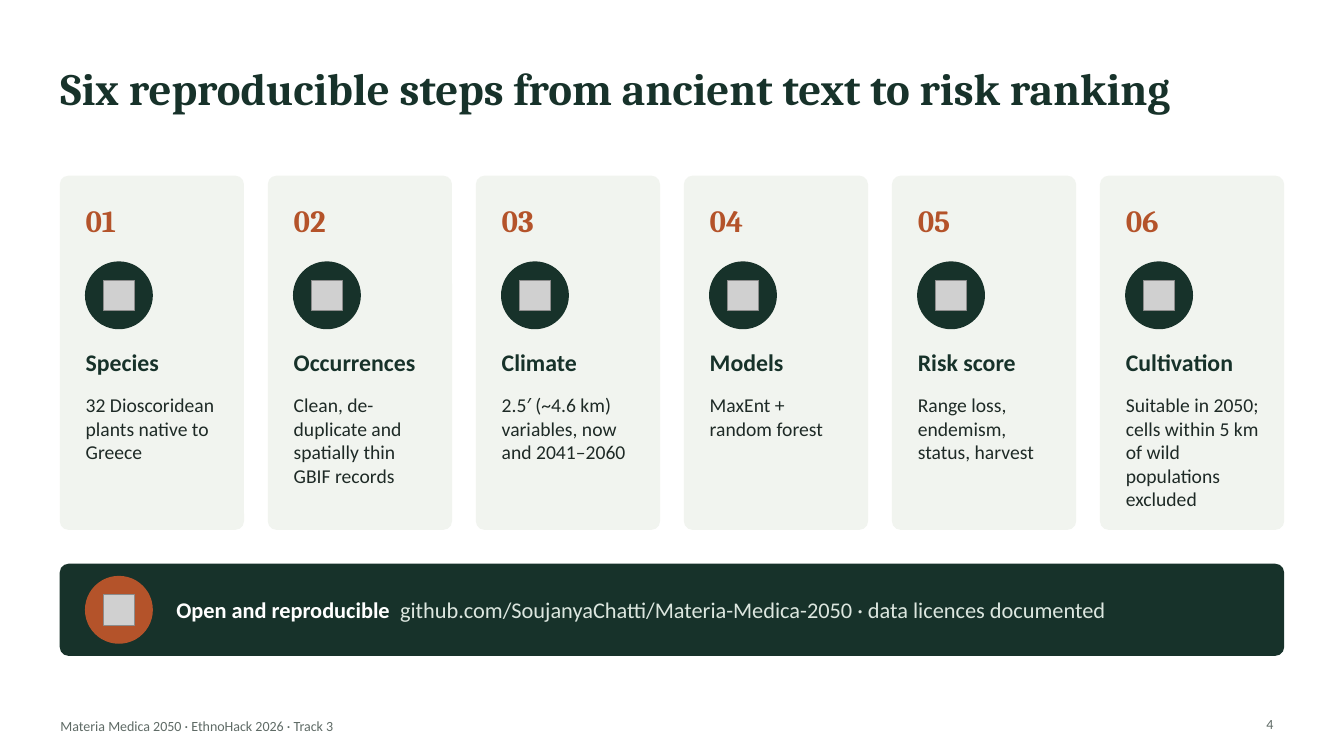
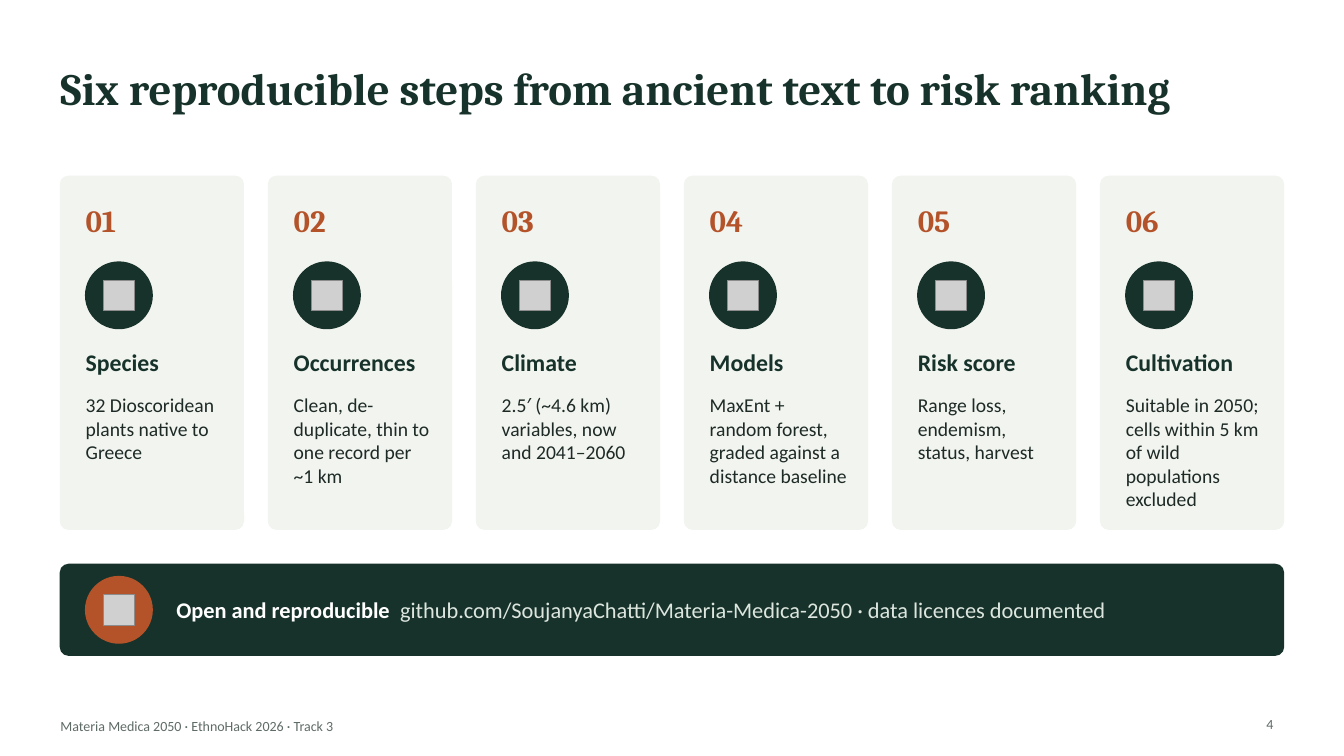
Before and after one commit to SoujanyaChatti/Materia-Medica-2050, a slide deck: slide 4 of docs/materia-medica-2050.pptx. Drawn at 1344x756 pixels with LibreOffice and Linux fonts; fonts in the diff are those of the drawing; grey boxes stand for pictures. Boxes give left, top, right and bottom in pixels: in the first picture for what was removed or moved away, otherwise in the second. Text is boxed around its words. In the diff, an @@ line names an element or a change of style, - is before the commit and + after.

```diff
--- a/docs/materia-medica-2050.pptx
+++ b/docs/materia-medica-2050.pptx
@@ text at (294, 398, 429, 483): text changed @@
-Clean, de-duplicate and spatially thin GBIF records
+Clean, de-duplicate, thin to one record per ~1 km
@@ text at (710, 399, 847, 483): text changed @@
-MaxEnt + random forest
+MaxEnt + random forest, graded against a distance baseline
```
Also in this commit, not shown: 9 other slides changed, 7 other files.
